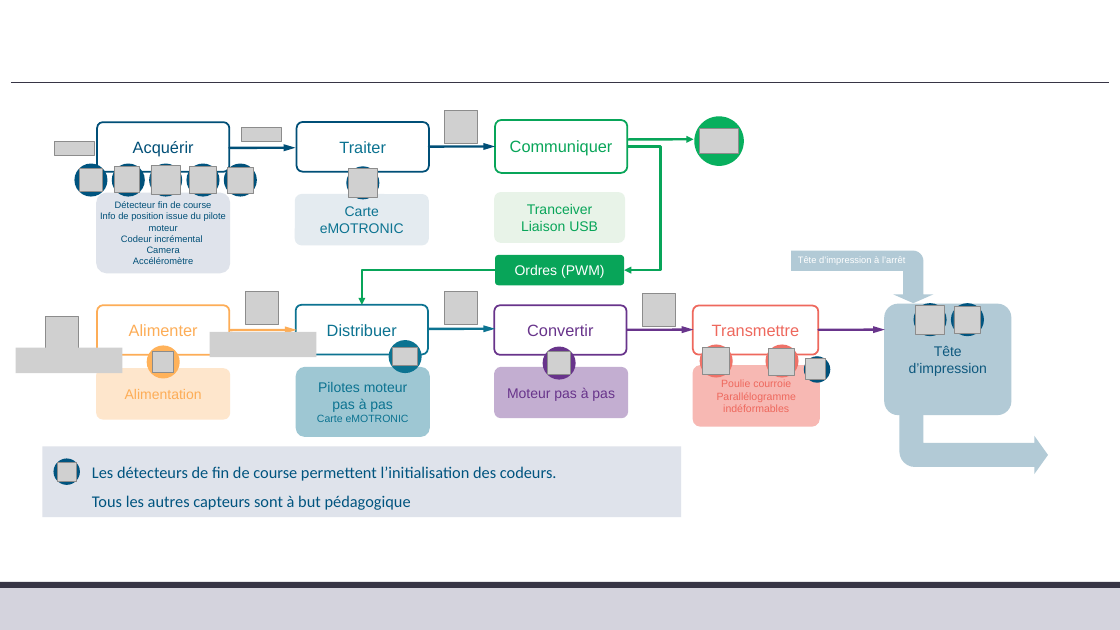
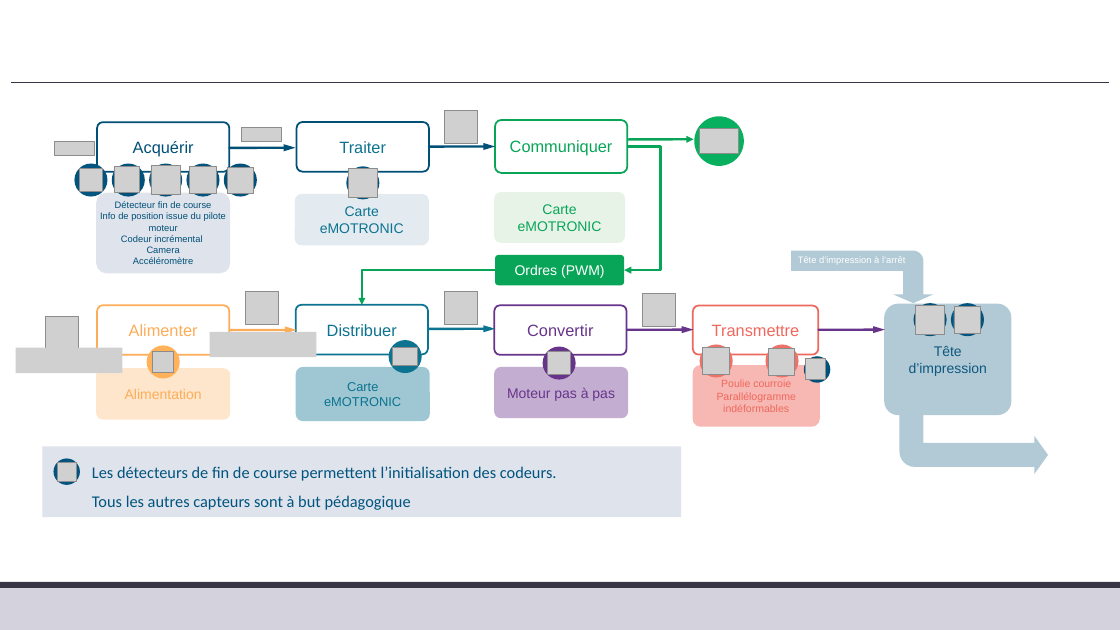
Before and after one commit to xpessoles/TP_Corriges, a slide deck: slide 4 of 22_I3D/22_I3D_Corrige.pptx. Drawn at 1120x630 pixels with LibreOffice and Linux fonts; fonts in the diff are those of the drawing; grey boxes stand for pictures; background and template pictures are left out. Boxes give left, top, right and bottom in pixels: in the first picture for what was removed or moved away, otherwise in the second. Text is boxed around its words. In the diff, an @@ line names an element or a change of style, - is before the commit and + after.

```diff
--- a/22_I3D/22_I3D_Corrige.pptx
+++ b/22_I3D/22_I3D_Corrige.pptx
@@ text in rounded rectangle at <box>518,204,602,231</box>: text changed @@
-Tranceiver
-Liaison USB
+Carte eMOTRONIC
@@ rounded rectangle "Carte eMOTRONIC": place and size @@
-rounded rectangle "Carte eMOTRONIC" at <box>297,368,429,436</box>
+rounded rectangle "Carte eMOTRONIC" at <box>297,368,429,421</box>
@@ rounded rectangle "Carte eMOTRONIC" at <box>297,368,429,421</box>: size 9 to 11 pt @@
@@ text in rounded rectangle at <box>318,382,407,412</box>: paragraph removed @@
-Pilotes moteur pas à pas
```
Also in this commit, not shown: 1 slide added.
